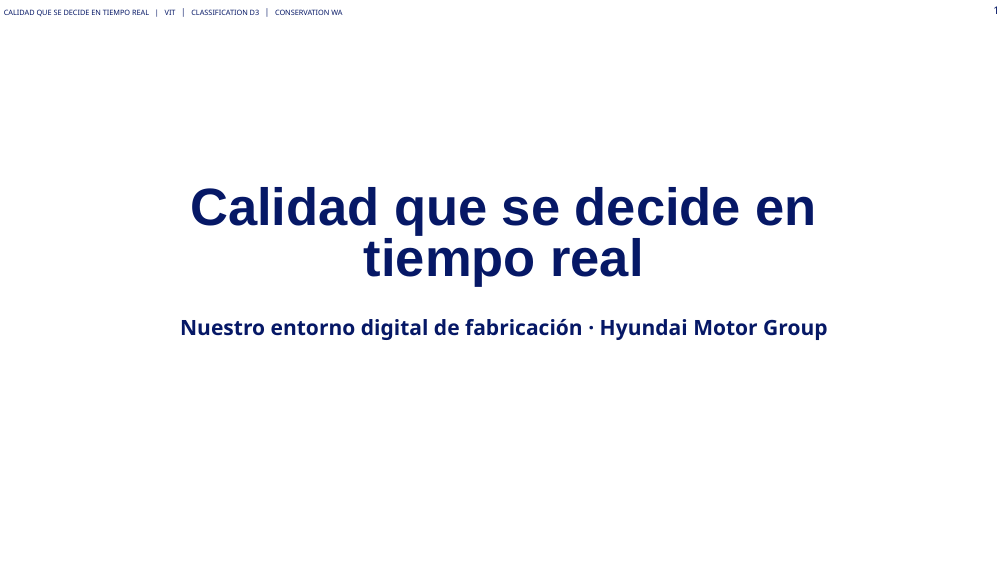
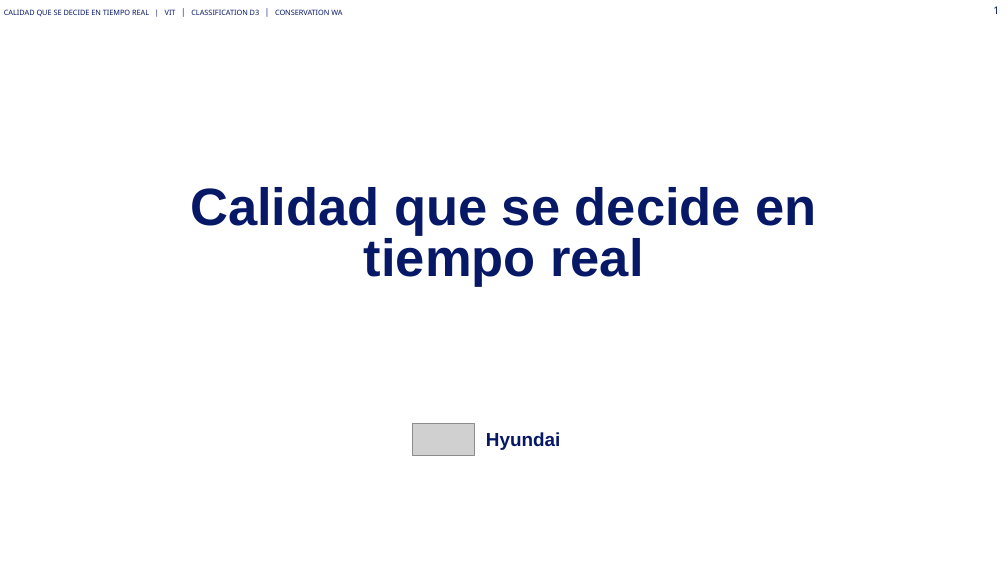
Before and after one commit to Asierenux/blank-app, a slide deck: slide 1 of presentaciones/Michelin_Hyundai_Fabricacion_Digital_ES_plantilla2026.pptx. Drawn at 1008x567 pixels with LibreOffice and Linux fonts; fonts in the diff are those of the drawing; grey boxes stand for pictures; background and template pictures are left out. Boxes give left, top, right and bottom in pixels: in the first picture for what was removed or moved away, otherwise in the second. Text is boxed around its words. In the diff, an @@ line names an element or a change of style, - is before the commit and + after.

```diff
--- a/presentaciones/Michelin_Hyundai_Fabricacion_Digital_ES_plantilla2026.pptx
+++ b/presentaciones/Michelin_Hyundai_Fabricacion_Digital_ES_plantilla2026.pptx
@@ text removed at [180,319,828,340] @@
-Nuestro entorno digital de fabricación · Hyundai Motor Group
@@ picture added at [413,423,475,455] @@
@@ text added at [486,432,560,450], 18 pt, text #061866, bold @@
+Hyundai
```
Also in this commit, not shown: 25 other slides changed, 1 other file.
